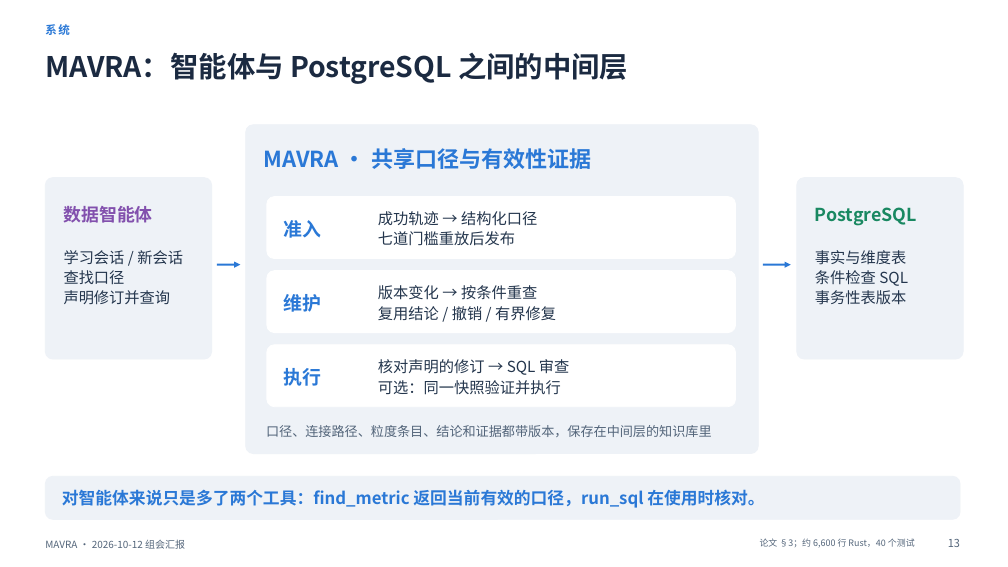
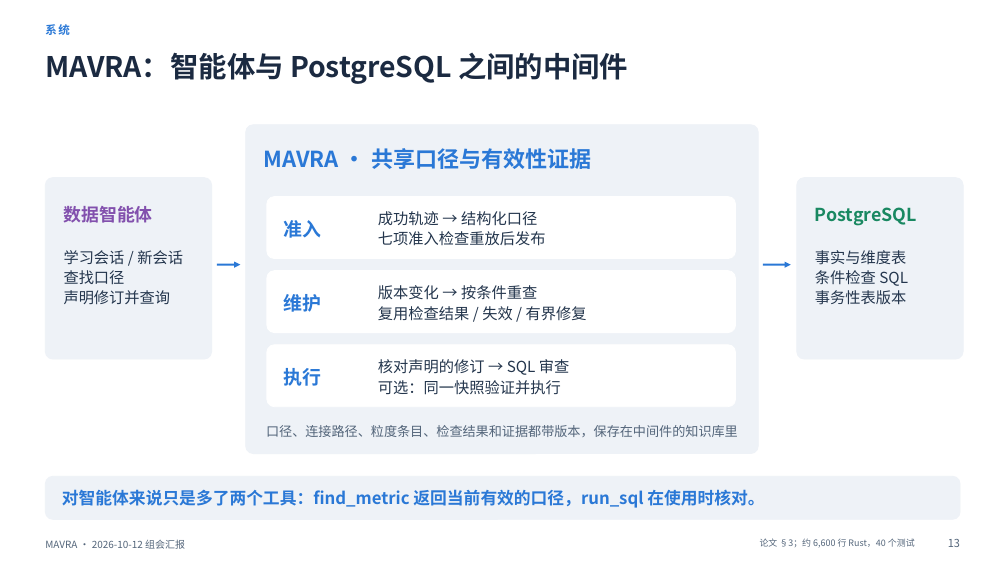
Before and after one commit to mmmttt000045/agent4db-adapter, a slide deck: slide 13 of docs/mavra-report-2026-10-12.pptx. Drawn at 1008x567 pixels with LibreOffice and Linux fonts; fonts in the diff are those of the drawing. Boxes give left, top, right and bottom in pixels: in the first picture for what was removed or moved away, otherwise in the second. Text is boxed around its words. In the diff, an @@ line names an element or a change of style, - is before the commit and + after.

```diff
--- a/docs/mavra-report-2026-10-12.pptx
+++ b/docs/mavra-report-2026-10-12.pptx
@@ text at (x1=45, y1=52, x2=628, y2=84): text changed @@
-MAVRA：智能体与 PostgreSQL 之间的中间层
+MAVRA：智能体与 PostgreSQL 之间的中间件
@@ text at (x1=378, y1=231, x2=546, y2=246): text changed @@
-七道门槛重放后发布
+七项准入检查重放后发布
@@ text at (x1=378, y1=306, x2=587, y2=321): text changed @@
-复用结论 / 撤销 / 有界修复
+复用检查结果 / 失效 / 有界修复
@@ text at (x1=266, y1=425, x2=738, y2=437): text changed @@
-口径、连接路径、粒度条目、结论和证据都带版本，保存在中间层的知识库里
+口径、连接路径、粒度条目、检查结果和证据都带版本，保存在中间件的知识库里
```
Also in this commit, not shown: 22 other slides changed, 2 other files.
